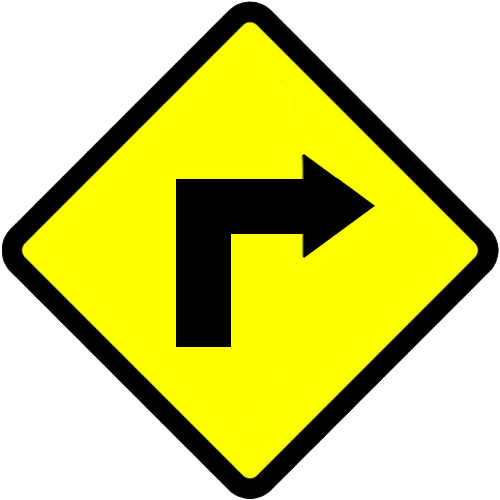
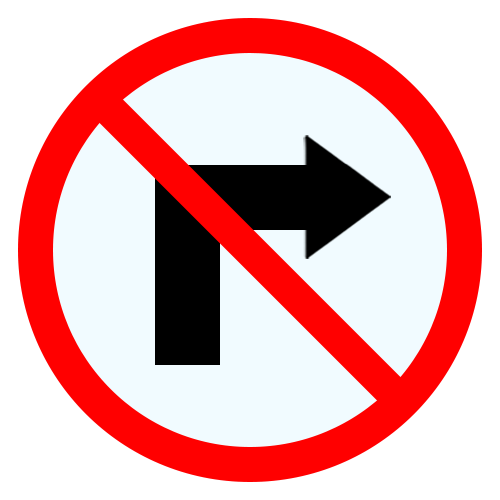
Two versions of the same layered image (500x500). Layer-by-layer changes:
added group "Group 2" with 6 layers above "Group 1" over [18, 18, 482, 482]
added layer "Shape 1" in group "Group 2" over [86, 86, 415, 415]
added layer "Ellipse 1 copy" in group "Group 2" over [18, 18, 482, 482]
added layer "Layer 7" in group "Group 2" over [303, 135, 391, 259]
added layer "Rectangle 1 copy" (1st of 2, in "Group 2") in group "Group 2" over [155, 165, 304, 230]
added layer "Rectangle 1" (1st of 2, in "Group 2") in group "Group 2" over [155, 165, 220, 365]
added layer "Ellipse 1" in group "Group 2" over [18, 18, 482, 482]
hid group "Group 1" (4 layers) over [1, 1, 499, 499]
